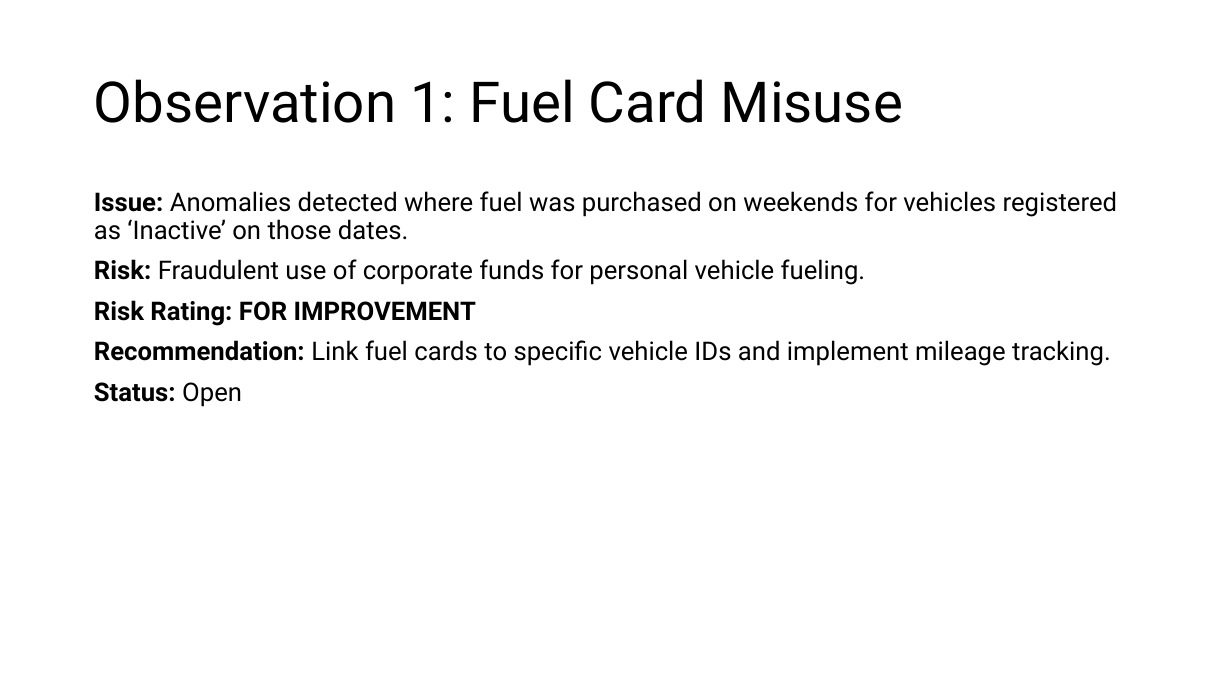
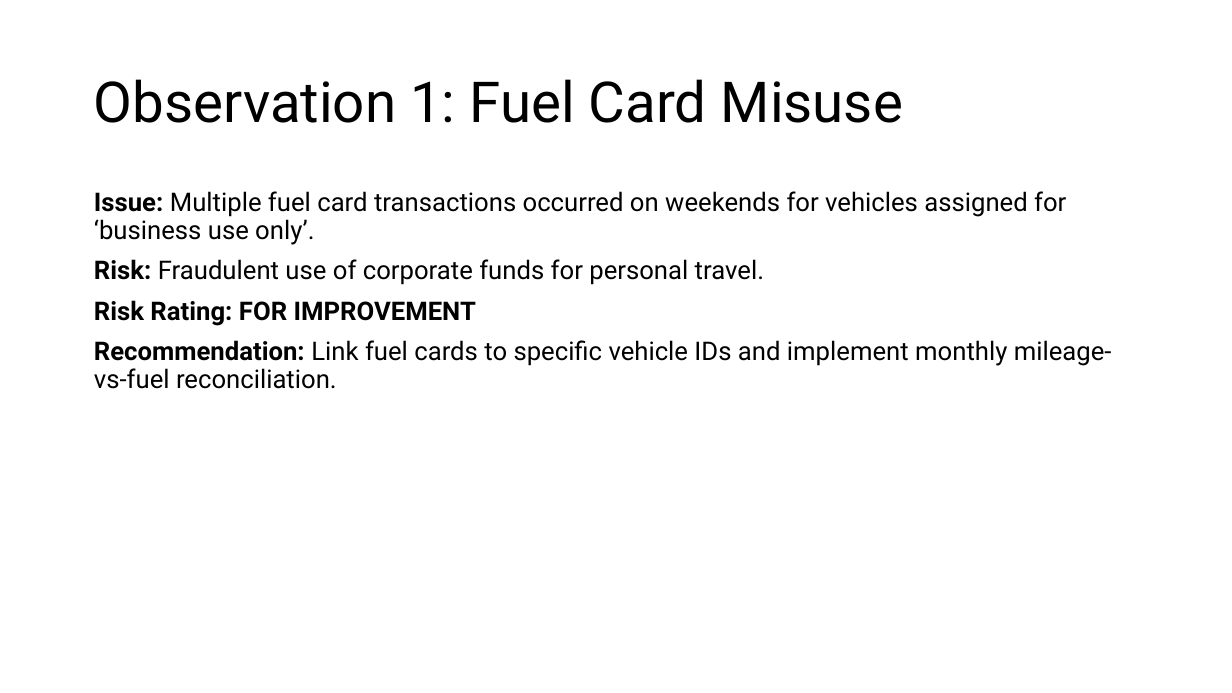
Before and after one commit to DenzDy/ia-report-bot-tools, a slide deck: slide 3 of generated_pptx/IA_Report_Fleet_Management_Operations.pptx. Drawn at 1232x693 pixels with LibreOffice and Linux fonts; fonts in the diff are those of the drawing. Boxes give left, top, right and bottom in pixels: in the first picture for what was removed or moved away, otherwise in the second. Text is boxed around its words. In the diff, an @@ line names an element or a change of style, - is before the commit and + after.

Commit message:
feat: change to OpenAI

```diff
--- a/generated_pptx/IA_Report_Fleet_Management_Operations.pptx
+++ b/generated_pptx/IA_Report_Fleet_Management_Operations.pptx
@@ text at (94, 191, 1066, 285): text changed @@
-Issue: Anomalies detected where fuel was purchased on weekends for vehicles registered as ‘Inactive’ on those dates.
-Risk: Fraudulent use of corporate funds for personal vehicle fueling.
+Issue: Multiple fuel card transactions occurred on weekends for vehicles assigned for ‘business use only’.
+Risk: Fraudulent use of corporate funds for personal travel.
@@ text at (94, 340, 1112, 389): text changed @@
-Recommendation: Link fuel cards to specific vehicle IDs and implement mileage tracking.
-Status: Open
+Recommendation: Link fuel cards to specific vehicle IDs and implement monthly mileage-vs-fuel reconciliation.
```
Also in this commit, not shown: 5 other slides changed, 41 other files.
